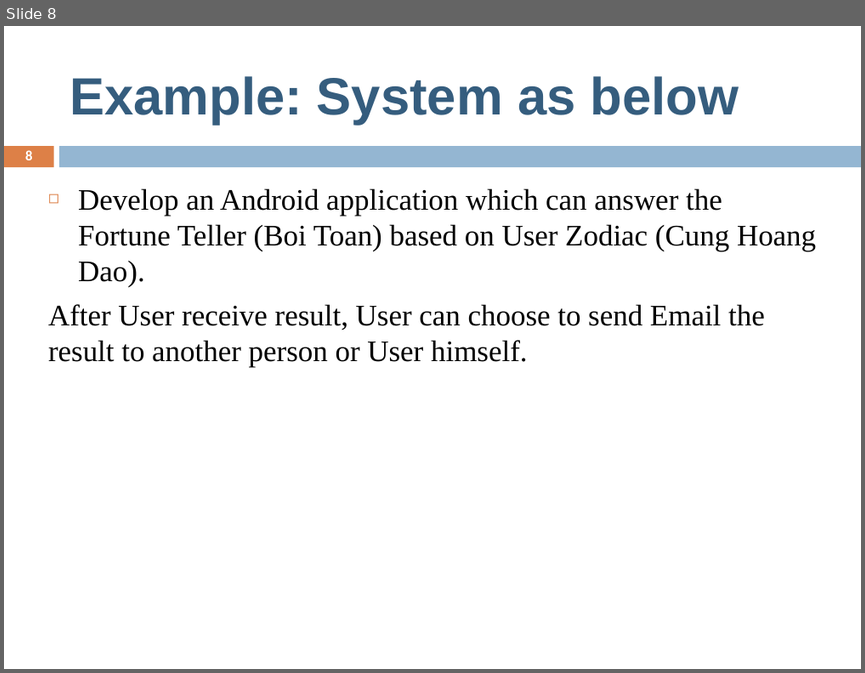
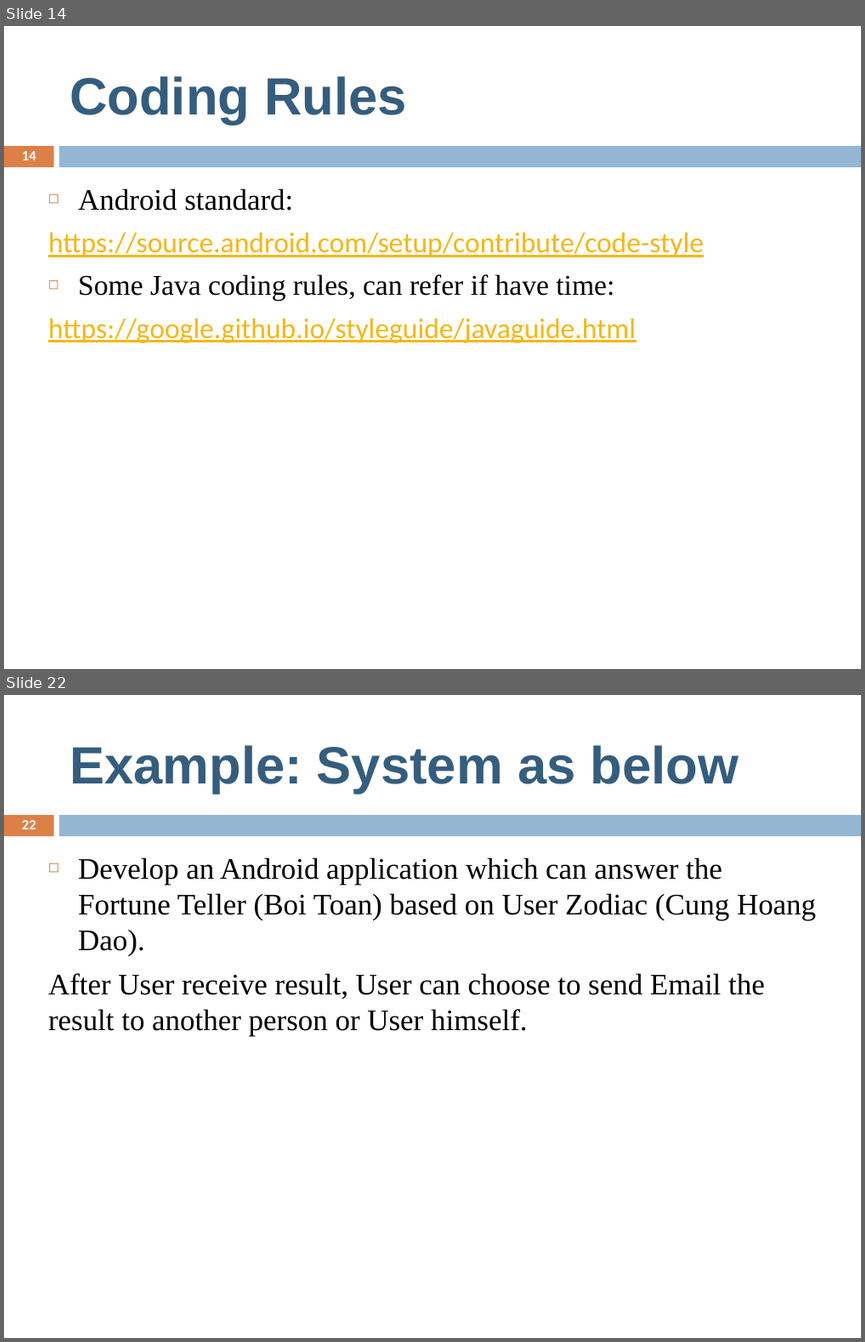
Before and after one commit to sontm/CommonMaterial, a slide deck: SWProcess/SWProcess.pptx. Shown one above the other, each under a label of ours: slide 8 before the commit, slides 14 and 22 after it; the slides between them are not shown. The pictures are 865x673 and 865x1342 pixels, drawn with LibreOffice and Linux fonts; fonts in the diff are those of the drawing. Boxes give left, top, right and bottom in pixels: in the first picture for what was removed or moved away, otherwise in the second. Text is boxed around its words. In the diff, an @@ line names an element or a change of style, - is before the commit and + after.

```diff
--- a/SWProcess/SWProcess.pptx
+++ b/SWProcess/SWProcess.pptx
@@ slide 14 added at bbox=[4, 26, 861, 669], background #FFFFFF; not listed: 2 template elements that a slide beside it also shows @@
@@ title added at bbox=[69, 76, 407, 125], 44 pt, text #355D7E, bold @@
+Coding Rules
@@ page number added at bbox=[22, 151, 36, 160], 12 pt, text #FFFFFF, bold @@
+14
@@ text added at bbox=[48, 188, 704, 343], 24 pt, text #F7B615, underline @@
+◻ Android standard:
+https://source.android.com/setup/contribute/code-style
+◻ Some Java coding rules, can refer if have time:
+https://google.github.io/styleguide/javaguide.html
@@ what was slide 8 is now slide 22 @@
@@ page number at bbox=[22, 820, 36, 829]: text changed @@
-8
+22
```
Also in this commit, not shown: 1 slide changed, 15 other slides added, 2 slides removed, 2 other files.
